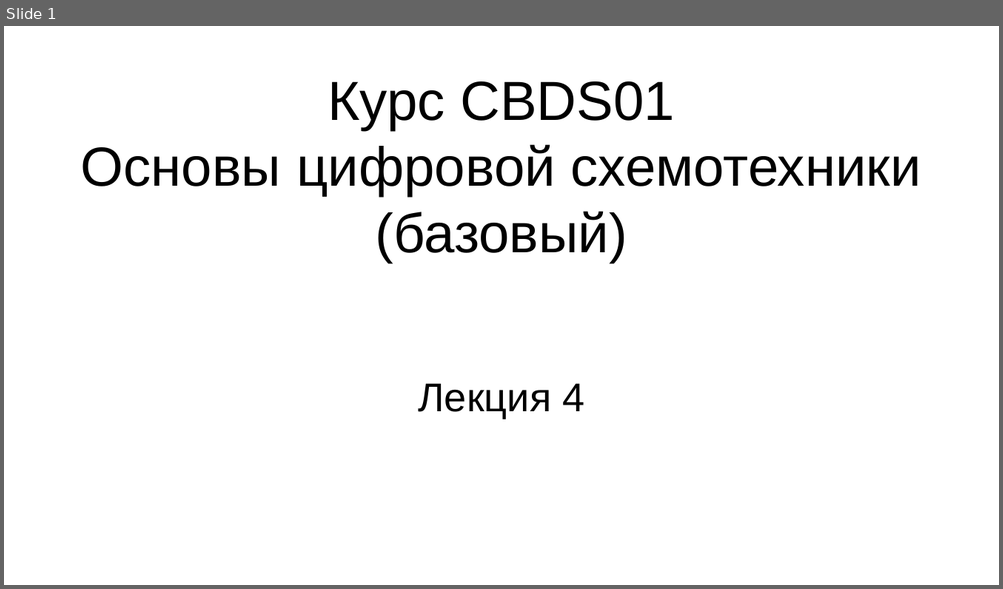
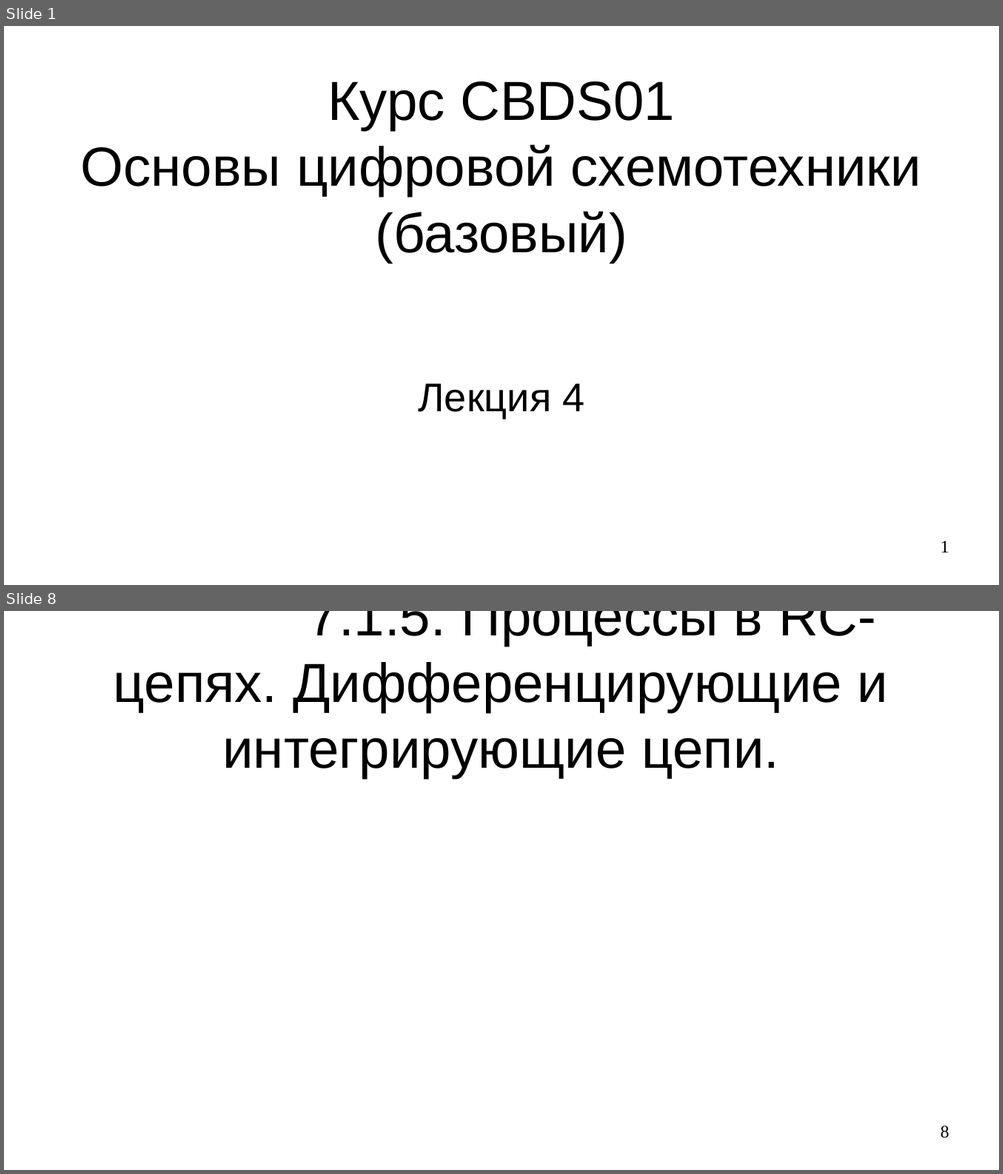
Before and after one commit to steelcraft/stud-lab, a slide deck: Лекции/СBDS01#L4.odp. Shown one above the other, each under a label of ours: slide 1 before the commit, slides 1 and 8 after it; the slides between them are not shown. The pictures are 1003x589 and 1003x1174 pixels, drawn with LibreOffice and Linux fonts; fonts in the diff are those of the drawing. Boxes give left, top, right and bottom in pixels: in the first picture for what was removed or moved away, otherwise in the second. Text is boxed around its words. In the diff, an @@ line names an element or a change of style, - is before the commit and + after.

```diff
--- a/Лекции/СBDS01#L4.odp
+++ b/Лекции/СBDS01#L4.odp
@@ slide 8 added at <box>4,611,999,1170</box>, background #FFFFFF @@
@@ title added at <box>114,611,888,778</box>, 44 pt, text #000000 @@
+7.1.5. Процессы в RC-цепях. Дифференцирующие и интегрирующие цепи.
@@ page number added at <box>940,1126,949,1139</box>, 14 pt, text #000000 @@
+8
@@ slide 1 changed as well @@
@@ page number added at <box>940,541,949,553</box>, 14 pt, text #000000 @@
+1
```
Also in this commit, not shown: 16 other slides added.
